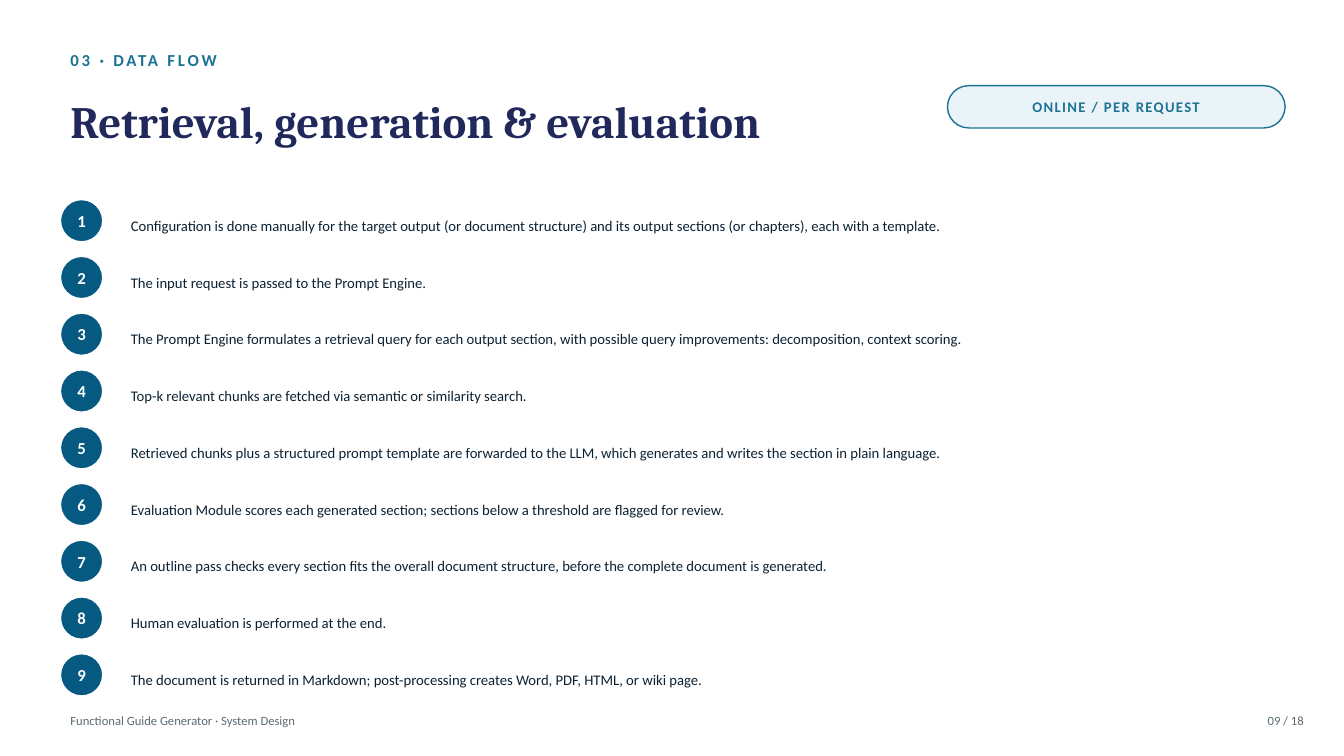
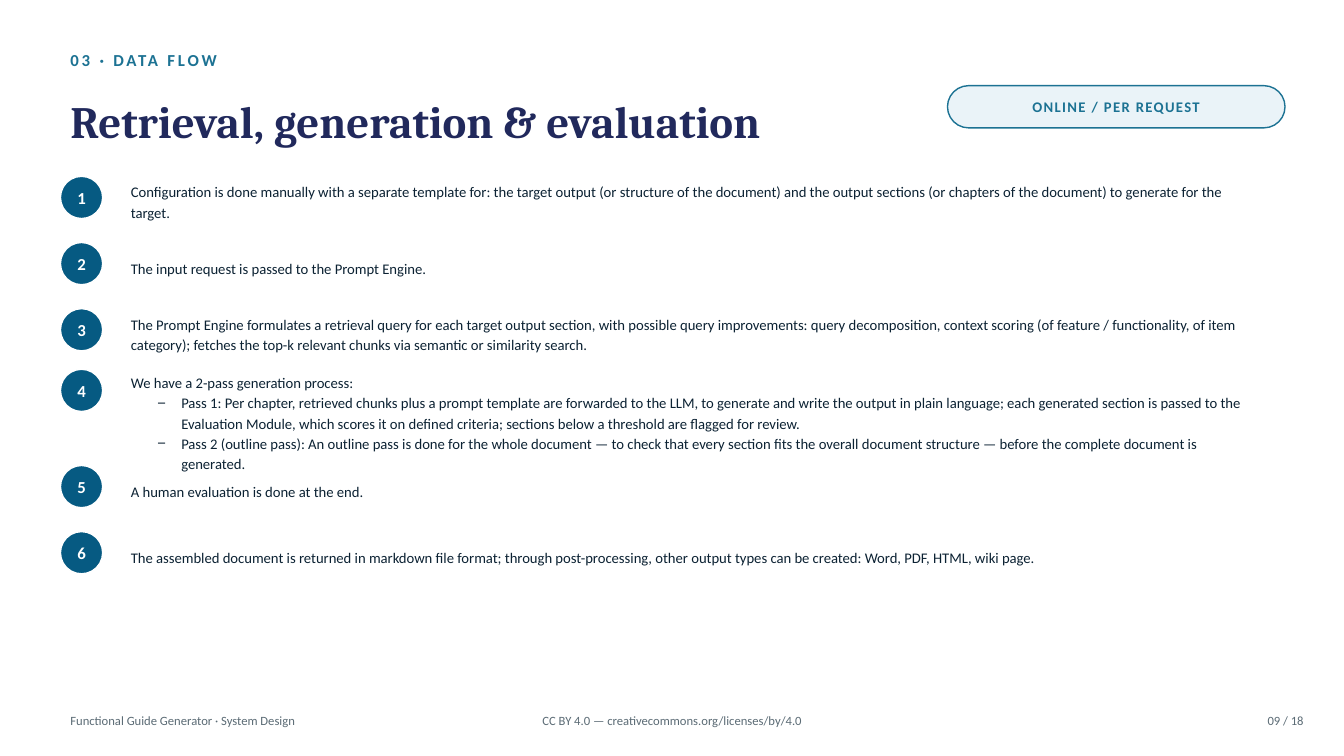
Before and after one commit to fvreys/ai-Functional-guide-generator, a slide deck: slide 9 of docs/Functional_Guide_Generator_System_Design.pptx. Drawn at 1344x756 pixels with LibreOffice and Linux fonts; fonts in the diff are those of the drawing. Boxes give left, top, right and bottom in pixels: in the first picture for what was removed or moved away, otherwise in the second. Text is boxed around its words. In the diff, an @@ line names an element or a change of style, - is before the commit and + after.

Commit message:
System design with slides - v12: Small corrections, including 2-pass generation. Added 2 testdata sets under data. Updated README.md .

```diff
--- a/docs/Functional_Guide_Generator_System_Design.pptx
+++ b/docs/Functional_Guide_Generator_System_Design.pptx
@@ text "1": place and size @@
-text "1" at <box>77,216,85,227</box>
+text "1" at <box>77,193,85,204</box>
@@ rounded rectangle: place and size @@
-rounded rectangle at <box>60,200,103,242</box>
+rounded rectangle at <box>60,176,103,219</box>
@@ text at <box>131,186,1222,221</box>: text changed @@
-Configuration is done manually for the target output (or document structure) and its output sections (or chapters), each with a template.
+Configuration is done manually with a separate template for: the target output (or structure of the document) and the output sections (or chapters of the document) to generate for the target.
@@ 2 texts, 1 rounded rectangle: place and size @@
-2 texts, 1 rounded rectangle at <box>60,256,426,298</box>
+2 texts, 1 rounded rectangle at <box>60,243,426,285</box>
@@ text "3": place and size @@
-text "3" at <box>77,329,85,340</box>
+text "3" at <box>77,325,85,336</box>
@@ rounded rectangle: place and size @@
-rounded rectangle at <box>60,314,103,356</box>
+rounded rectangle at <box>60,309,103,351</box>
@@ text at <box>131,319,1235,353</box>: text changed @@
-The Prompt Engine formulates a retrieval query for each output section, with possible query improvements: decomposition, context scoring.
+The Prompt Engine formulates a retrieval query for each target output section, with possible query improvements: query decomposition, context scoring (of feature / functionality, of item category); fetches the top-k relevant chunks via semantic or similarity search.
@@ text "We have a 2-pass generation ..." at <box>131,377,1241,472</box>: vertical alignment middle to top @@
@@ text at <box>131,377,1241,472</box>: text changed @@
-Retrieved chunks plus a structured prompt template are forwarded to the LLM, which generates and writes the section in plain language.
+We have a 2-pass generation process:
+− Pass 1: Per chapter, retrieved chunks plus a prompt template are forwarded to the LLM, to generate and write the output in plain language; each generated section is passed to the Evaluation Module, which scores it on defined criteria; sections below a threshold are flagged for review.
+− Pass 2 (outline pass): An outline pass is done for the whole document — to check that every section fits the overall document structure — before the complete document is generated.
@@ text removed at <box>131,390,526,404</box> @@
-Top-k relevant chunks are fetched via semantic or similarity search.
@@ rounded rectangle removed at <box>60,426,103,469</box> @@
@@ text "5": place and size @@
-text "5" at <box>77,443,85,454</box>
+text "5" at <box>77,482,85,493</box>
@@ rounded rectangle: place and size @@
-rounded rectangle at <box>60,484,103,526</box>
+rounded rectangle at <box>60,466,103,508</box>
@@ text at <box>131,486,363,497</box>: text changed @@
-Human evaluation is performed at the end.
+A human evaluation is done at the end.
@@ text removed at <box>131,504,724,518</box> @@
-Evaluation Module scores each generated section; sections below a threshold are flagged for review.
@@ text "6": place and size @@
-text "6" at <box>77,499,85,511</box>
+text "6" at <box>77,547,85,559</box>
@@ rounded rectangle: place and size @@
-rounded rectangle at <box>60,540,103,583</box>
+rounded rectangle at <box>60,531,103,574</box>
@@ text removed at <box>77,557,85,568</box> @@
-7
@@ text at <box>131,552,1034,566</box>: text changed @@
-The document is returned in Markdown; post-processing creates Word, PDF, HTML, or wiki page.
+The assembled document is returned in markdown file format; through post-processing, other output types can be created: Word, PDF, HTML, wiki page.
@@ text removed at <box>131,560,827,574</box> @@
-An outline pass checks every section fits the overall document structure, before the complete document is generated.
@@ rounded rectangle removed at <box>60,597,103,639</box> @@
@@ text removed at <box>77,612,85,624</box> @@
-8
@@ rounded rectangle removed at <box>60,654,103,697</box> @@
@@ text removed at <box>77,670,85,681</box> @@
-9
@@ text added at <box>542,716,801,727</box>, 9 pt, text #5B6B75 @@
+CC BY 4.0 — creativecommons.org/licenses/by/4.0
```
Also in this commit, not shown: 17 other slides changed, 8 other files.
